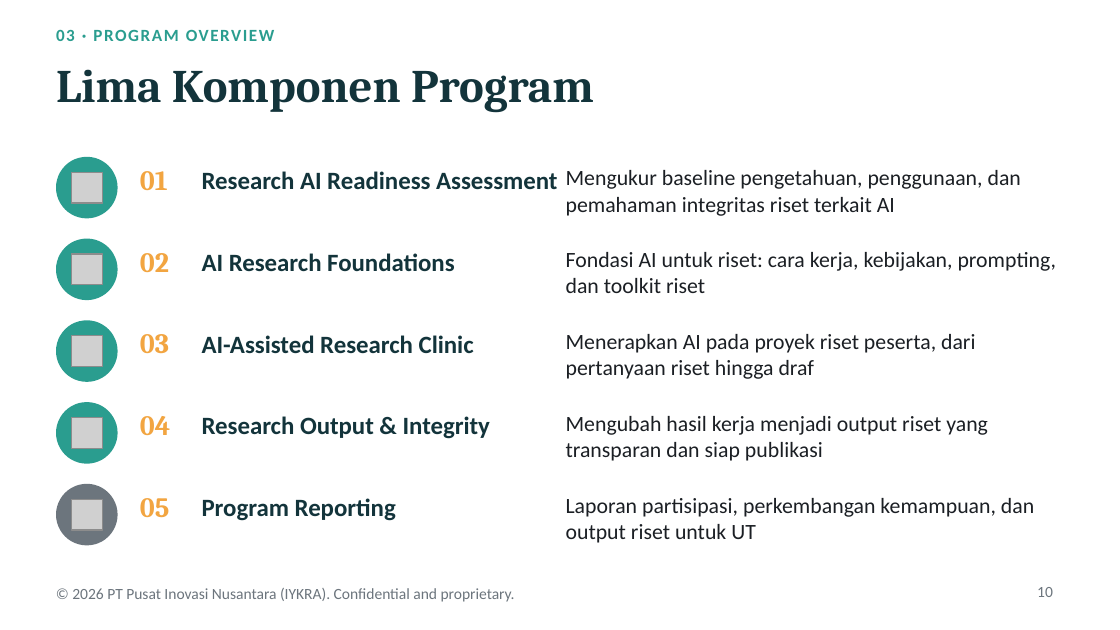
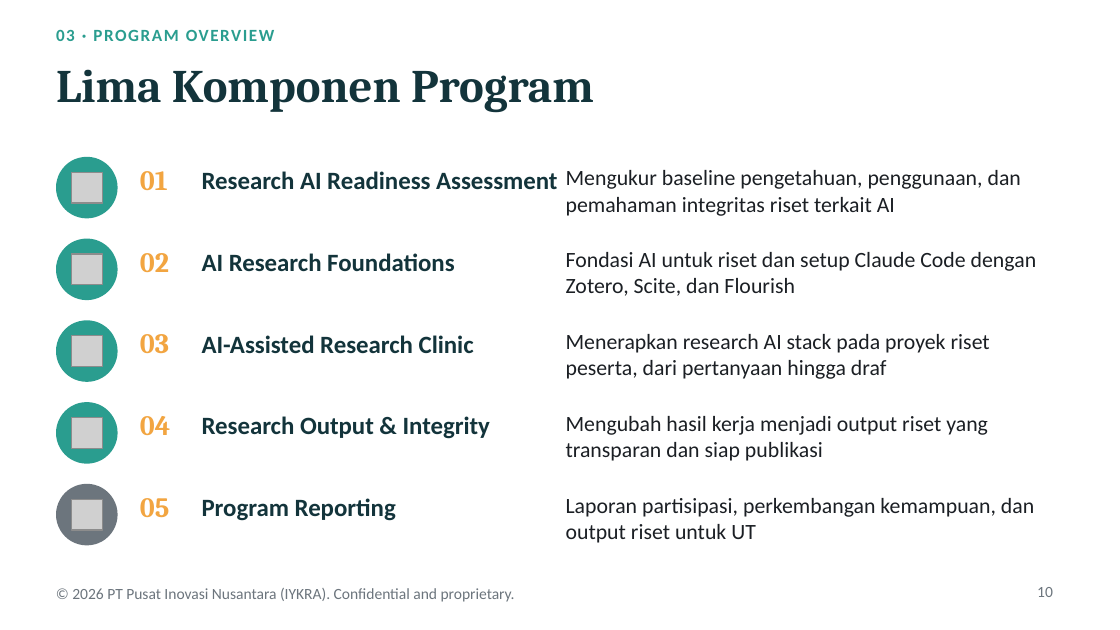
Before and after one commit to vivialatas83-sudo/baru, a slide deck: slide 10 of UT AI Research Accelerator/AI_Research_Accelerator_UT.pptx. Drawn at 1120x630 pixels with LibreOffice and Linux fonts; fonts in the diff are those of the drawing; grey boxes stand for pictures. Boxes give left, top, right and bottom in pixels: in the first picture for what was removed or moved away, otherwise in the second. Text is boxed around its words. In the diff, an @@ line names an element or a change of style, - is before the commit and + after.

```diff
--- a/UT AI Research Accelerator/AI_Research_Accelerator_UT.pptx
+++ b/UT AI Research Accelerator/AI_Research_Accelerator_UT.pptx
@@ text at (566, 252, 1036, 296): text changed @@
-Fondasi AI untuk riset: cara kerja, kebijakan, prompting, dan toolkit riset
+Fondasi AI untuk riset dan setup Claude Code dengan Zotero, Scite, dan Flourish
@@ text at (566, 334, 990, 379): text changed @@
-Menerapkan AI pada proyek riset peserta, dari pertanyaan riset hingga draf
+Menerapkan research AI stack pada proyek riset peserta, dari pertanyaan hingga draf
```
Also in this commit, not shown: 5 other slides changed, 2 slides added, 1 other file.
